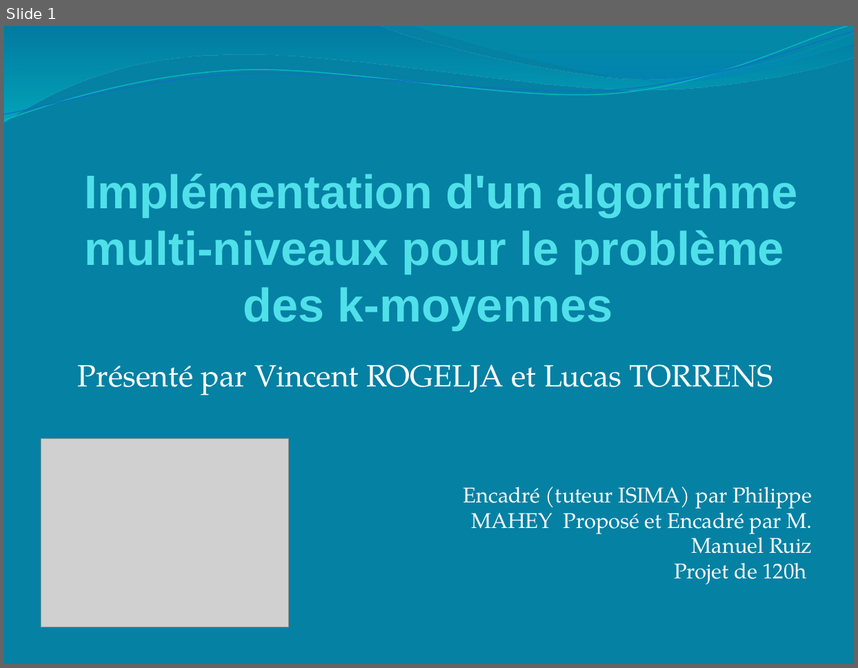
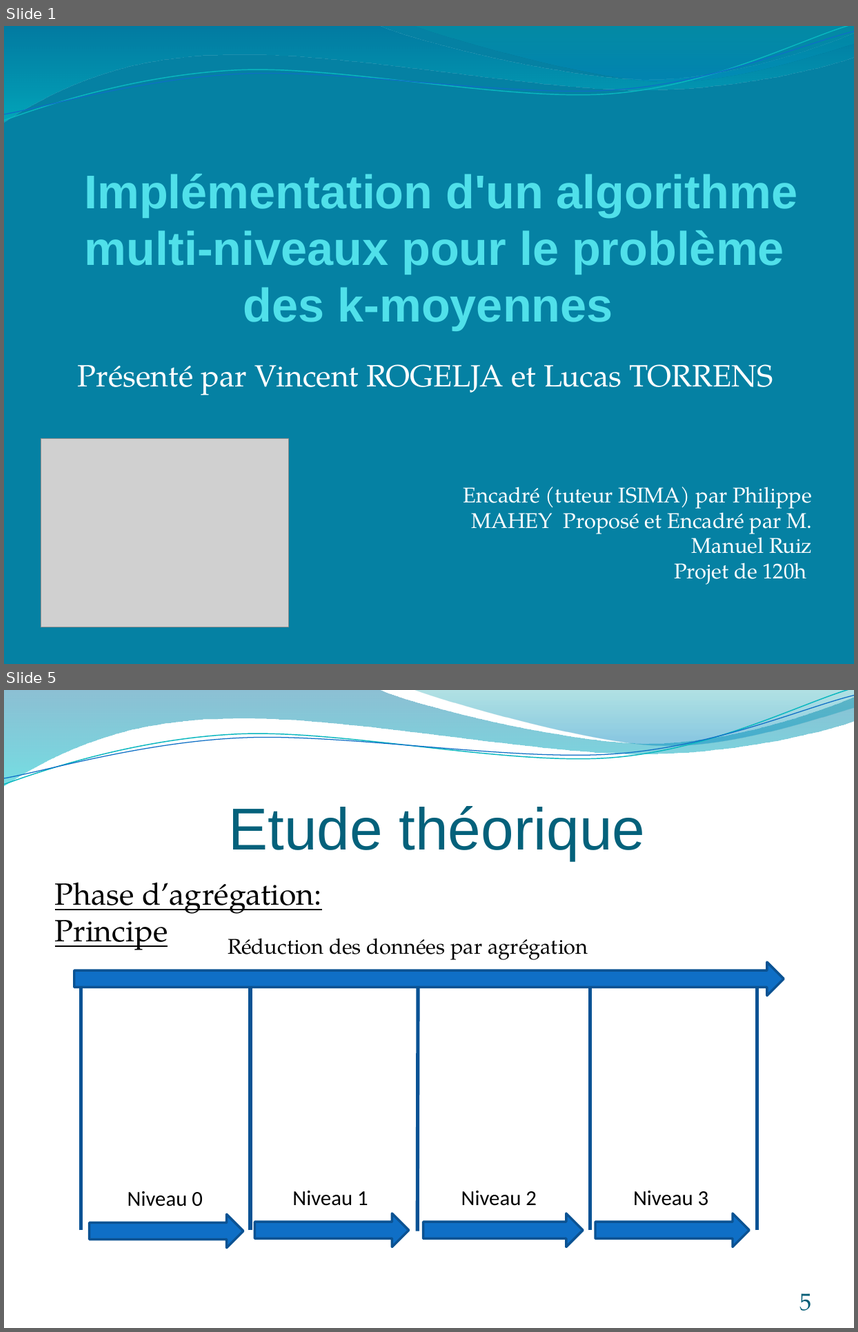
Before and after one commit to rogelja/Projet, a slide deck: PowerPoint/Présentation soutenance.pptx. Shown one above the other, each under a label of ours: slide 1 before the commit, slides 1 and 5 after it; the slides between them are not shown. The pictures are 858x668 and 858x1332 pixels, drawn with LibreOffice and Linux fonts; fonts in the diff are those of the drawing; grey boxes stand for pictures. Boxes give left, top, right and bottom in pixels: in the first picture for what was removed or moved away, otherwise in the second. Text is boxed around its words. In the diff, an @@ line names an element or a change of style, - is before the commit and + after.

```diff
--- a/PowerPoint/Présentation soutenance.pptx
+++ b/PowerPoint/Présentation soutenance.pptx
@@ slide 5 added at [4, 690, 854, 1328], background #FFFFFF; not listed: 4 template elements that a slide beside it also shows @@
@@ title added at [228, 806, 646, 860], 50 pt, text #04617B @@
+Etude théorique
@@ text added at [55, 882, 322, 950], 26 pt, text #000000, underline @@
+Phase d’agrégation: Principe
@@ group added at [74, 938, 784, 1247]: 5 right arrows, 5 texts, 5 lines @@
+Réduction des données par agrégation
+Niveau 0
+Niveau 1
+Niveau 2
+Niveau 3
@@ page number added at [800, 1293, 811, 1310], 20 pt, text #045D75 @@
+5
```
Also in this commit, not shown: 6 slides changed, 5 other slides added, 2 slides removed, 5 other files.
